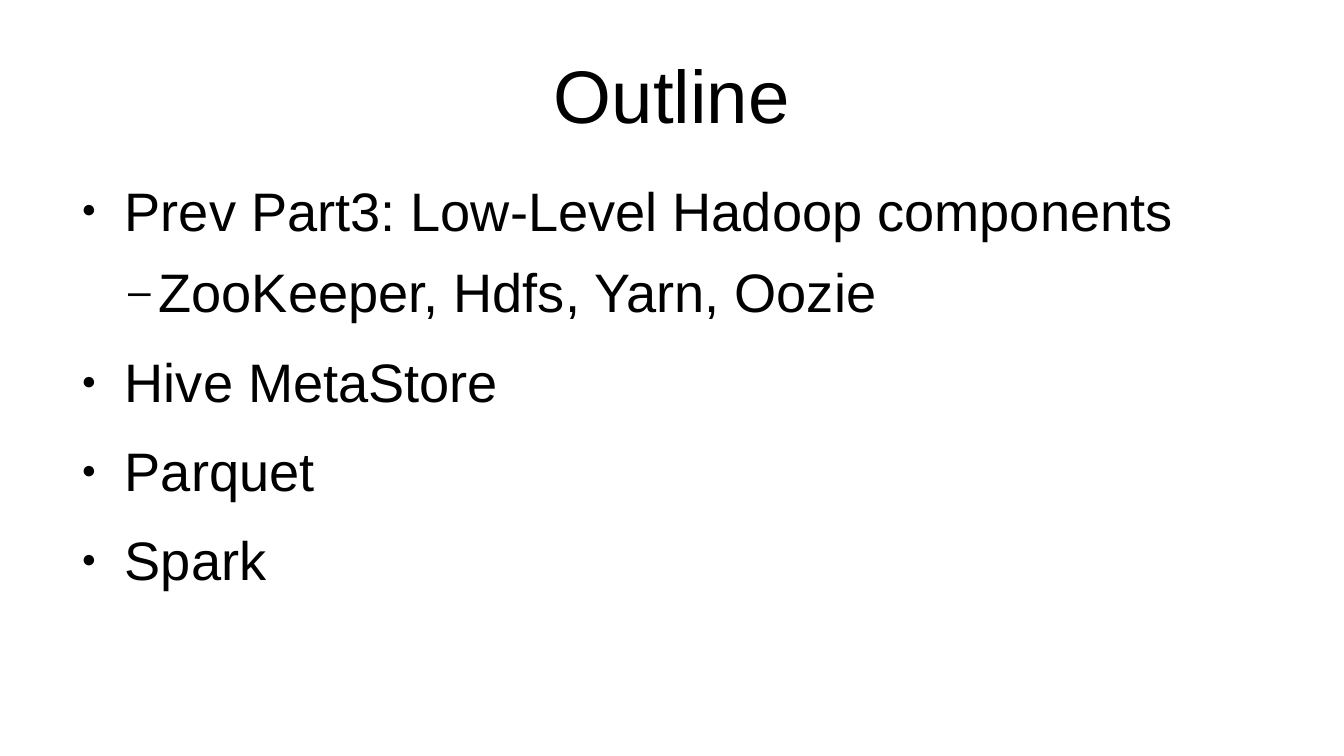
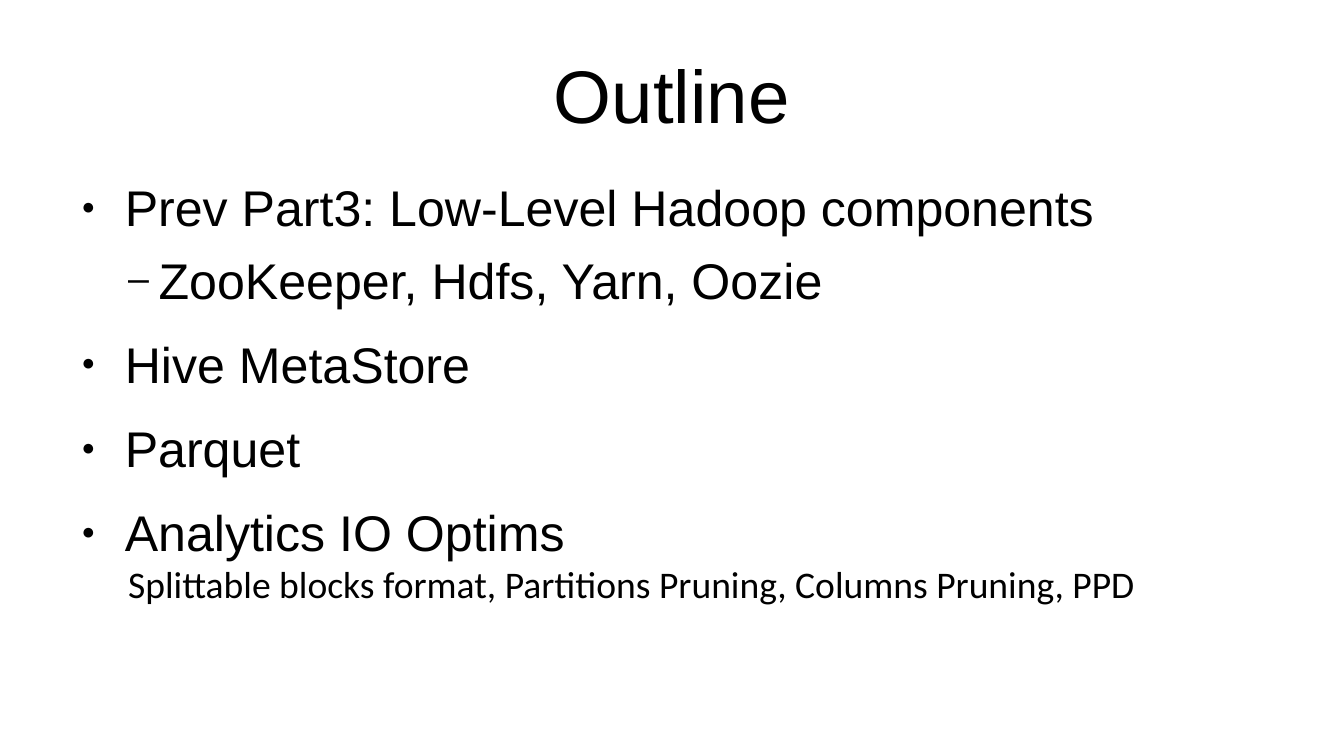
Before and after one commit to Arnaud-Nauwynck/presentations, a slide deck: slide 2 of pres-bigdata/BigData-4-hadoop-parquet-spark.pptx. Drawn at 1344x756 pixels with LibreOffice and Linux fonts; fonts in the diff are those of the drawing. Boxes give left, top, right and bottom in pixels: in the first picture for what was removed or moved away, otherwise in the second. Text is boxed around its words. In the diff, an @@ line names an element or a change of style, - is before the commit and + after.

```diff
--- a/pres-bigdata/BigData-4-hadoop-parquet-spark.pptx
+++ b/pres-bigdata/BigData-4-hadoop-parquet-spark.pptx
@@ text at <box>125,189,1094,477</box>: size 32 to 29.6 pt in "Prev Part3: Low-Level Hadoop components", "ZooKeeper, Hdfs, Yarn, Oozie", "Hive MetaStore", "Parquet"; line spacing 0.9 to 0.8 @@
@@ text at <box>125,514,1134,605</box>: text changed; size 32 to 22.2 pt; font Arial to Calibri @@
-● Spark
+● Analytics IO Optims
+  Splittable blocks format, Partitions Pruning, Columns Pruning, PPD
```
Also in this commit, not shown: 7 other slides changed, 17 slides added, 1 other file.
